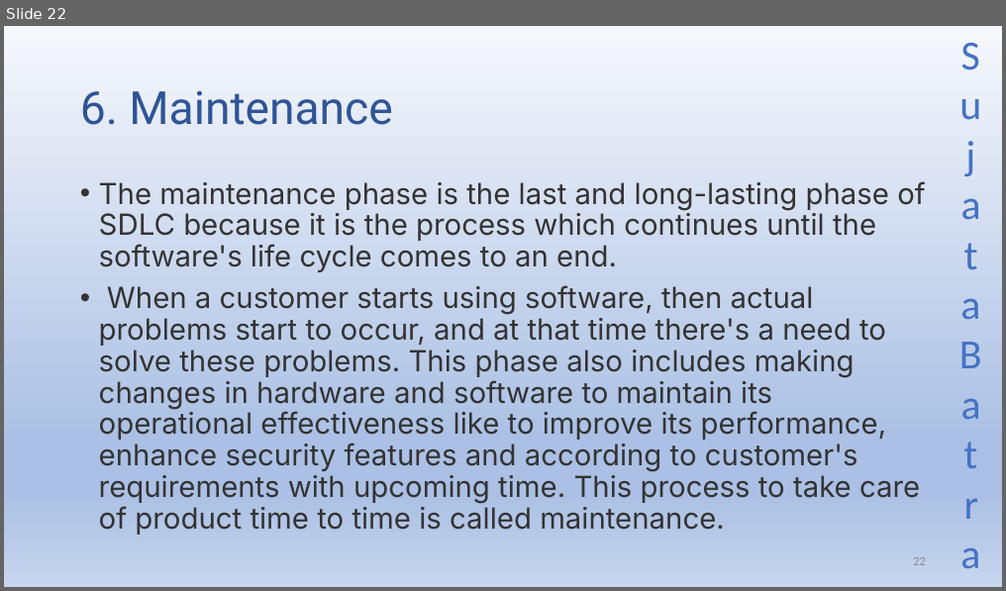
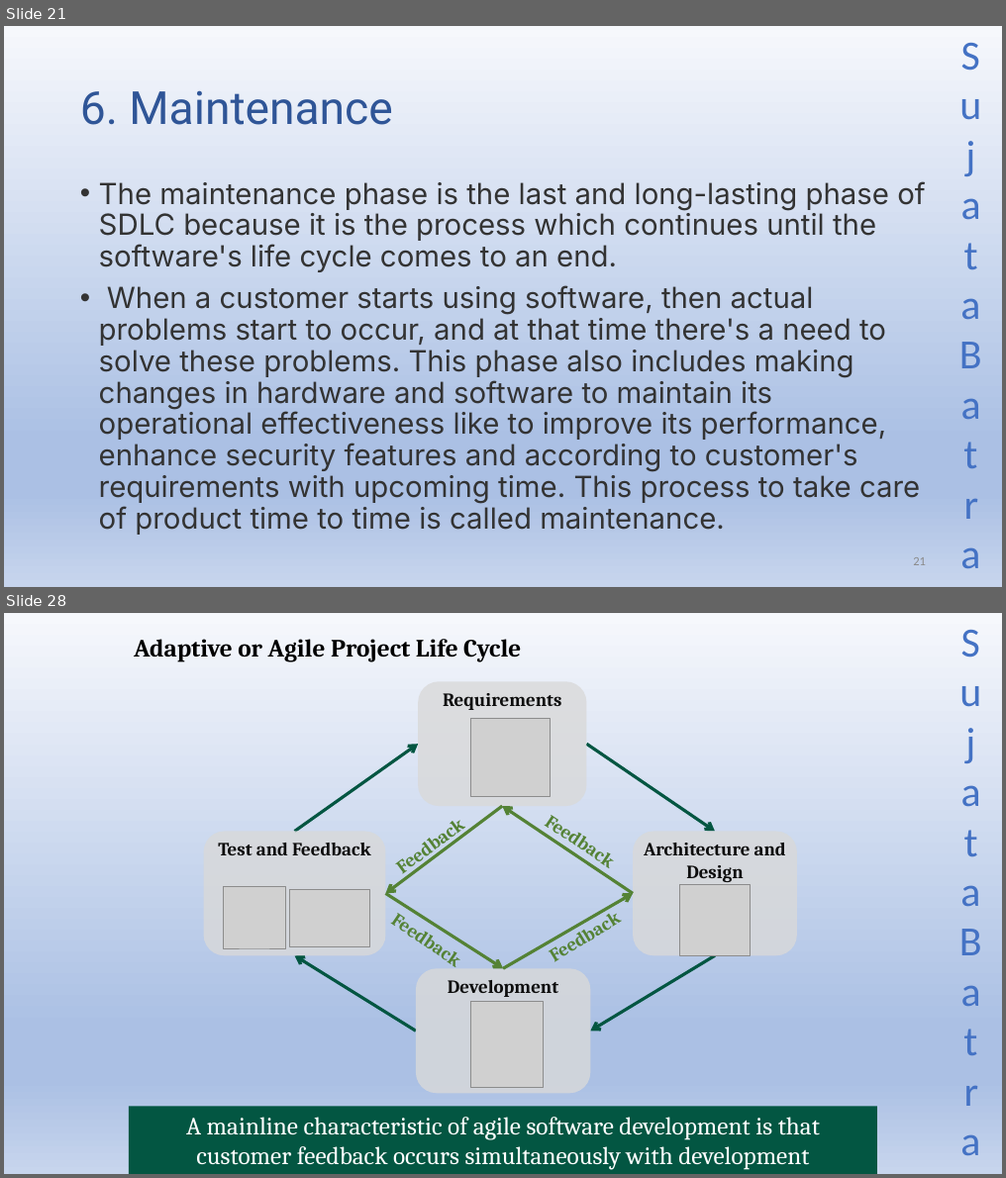
Before and after one commit to Sujatabatra/SapientNov2021QABatch, a slide deck: QA/QA Study Material.pptx. Shown one above the other, each under a label of ours: slide 22 before the commit, slides 21 and 28 after it; the slides between them are not shown. The pictures are 1006x591 and 1006x1178 pixels, drawn with LibreOffice and Linux fonts; fonts in the diff are those of the drawing; grey boxes stand for pictures. Boxes give left, top, right and bottom in pixels: in the first picture for what was removed or moved away, otherwise in the second. Text is boxed around its words. In the diff, an @@ line names an element or a change of style, - is before the commit and + after.

```diff
--- a/QA/QA Study Material.pptx
+++ b/QA/QA Study Material.pptx
@@ slide 28 added at <box>4,613,1002,1174</box>, background gradient #F6F8FC to #ABC0E4 to #C7D5ED; not listed: 1 template element that a slide beside it also shows @@
@@ text added at <box>134,639,521,663</box>, 24 pt, text #000000, bold @@
+Adaptive or Agile Project Life Cycle
@@ rounded rectangle added at <box>418,682,586,806</box>, fill #D9D9D9 at 80% opacity, 18 pt, text #0D0D0D, bold @@
+Requirements
@@ picture added at <box>470,718,549,796</box> @@
@@ arrow added from (294, 832) to (418, 744), #035642 3 pt @@
@@ arrow added from (586, 744) to (715, 832), #035642 3 pt @@
@@ text added at <box>381,802,480,886</box>, 18 pt, text #548235, bold @@
+  Feedback
@@ arrow added from (503, 806) to (386, 894), #548235 3 pt @@
@@ arrow added from (633, 894) to (503, 806), #548235 3 pt @@
@@ rounded rectangle added at <box>204,832,386,956</box>, fill #D9D9D9 at 80% opacity, 18 pt, text #0D0D0D, bold @@
+Test and Feedback
@@ text added at <box>292,843,371,856</box>, 18 pt, text #548235, bold @@
+  Feedback
@@ rounded rectangle added at <box>633,832,797,956</box>, fill #D9D9D9 at 80% opacity, 18 pt, text #0D0D0D, bold @@
+Architecture and Design
@@ picture added at <box>224,886,285,949</box> @@
@@ picture added at <box>290,890,369,948</box> @@
@@ text added at <box>378,900,479,981</box>, 18 pt, text #548235, bold @@
+  Feedback
@@ arrow added from (386, 894) to (503, 968), #548235 3 pt @@
@@ arrow added from (503, 968) to (633, 894), #548235 3 pt @@
@@ picture added at <box>679,884,750,956</box> @@
@@ arrow added from (416, 1032) to (294, 956), #035642 3 pt @@
@@ rounded rectangle added at <box>416,968,590,1093</box>, fill #D9D9D9 at 80% opacity, 18 pt, text #0D0D0D, bold @@
+Development
@@ arrow added from (715, 956) to (590, 1032), #035642 3 pt @@
@@ picture added at <box>470,1001,543,1088</box> @@
@@ rectangle added at <box>129,1106,877,1174</box>, fill #035642, 24 pt, text #FFFFFF @@
+A mainline characteristic of agile software development is that customer feedback occurs simultaneously with development
@@ text added at <box>297,1147,388,1164</box>, 18 pt, text #548235, bold @@
+  Feedback
@@ what was slide 22 is now slide 21 @@
```
Also in this commit, not shown: 13 other slides added, 1 slide removed.
